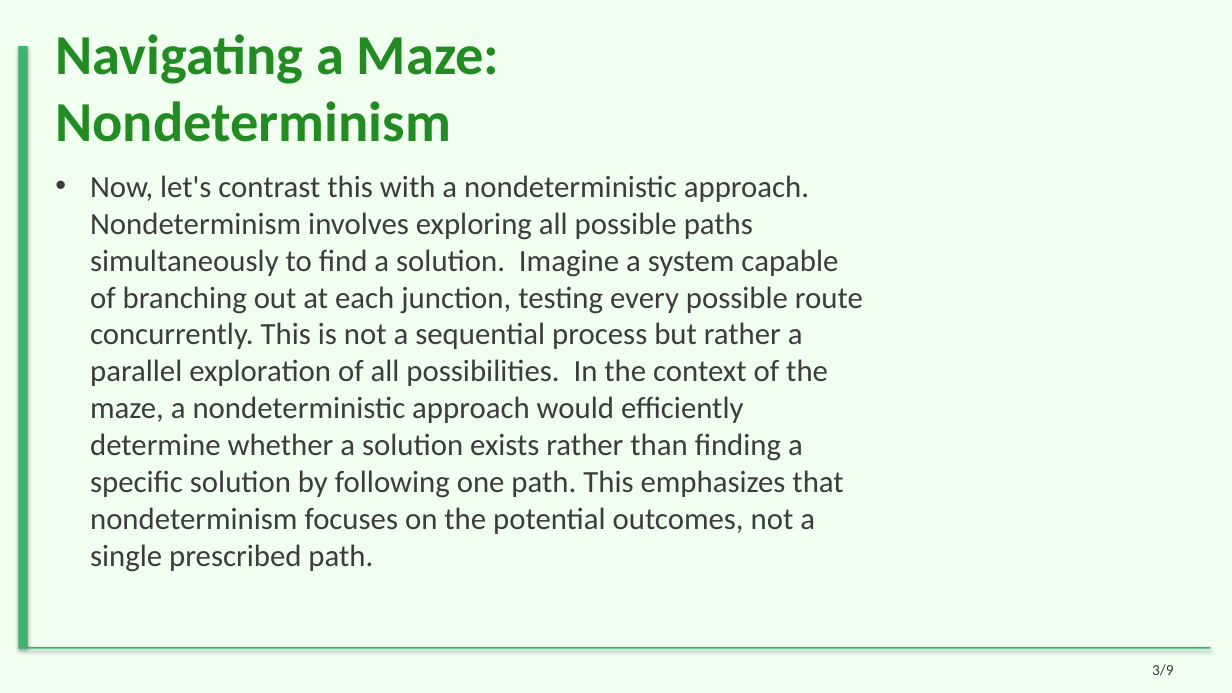
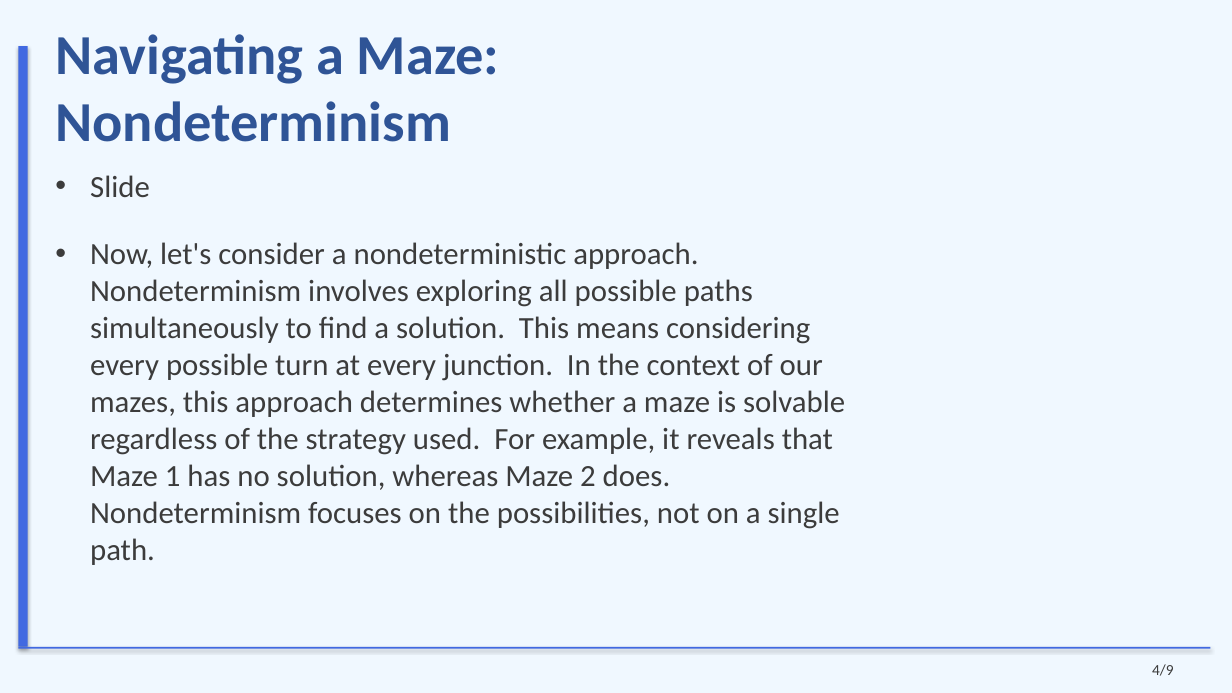
Before and after one commit to sanskarsri26/pdf-to-lecture, a slide deck: slide 4 of Styled_Slides.pptx (slide 3 before the commit). Drawn at 1232x693 pixels with LibreOffice and Linux fonts; fonts in the diff are those of the drawing. Boxes give left, top, right and bottom in pixels: in the first picture for what was removed or moved away, otherwise in the second. Text is boxed around its words. In the diff, an @@ line names an element or a change of style, - is before the commit and + after.

```diff
--- a/Styled_Slides.pptx
+++ b/Styled_Slides.pptx
@@ background #F0FFF0 to #F0F8FF @@
@@ title "Navigating a Maze: Nondeterminism" at (x1=55, y1=34, x2=500, y2=142): text colour #228B22 to #2F5496 @@
@@ rectangle at (x1=18, y1=46, x2=28, y2=647): fill #3CB371 to #4169E1 @@
@@ text at (x1=90, y1=175, x2=845, y2=565): text changed @@
-• Now, let's contrast this with a nondeterministic approach. Nondeterminism involves exploring all possible paths simultaneously to find a solution. Imagine a system capable of branching out at each junction, testing every possible route concurrently. This is not a sequential process but rather a parallel exploration of all possibilities. In the context of the maze, a nondeterministic approach would efficiently determine whether a solution exists rather than finding a specific solution by following one path. This emphasizes that nondeterminism focuses on the potential outcomes, not a single prescribed path.
+• Slide
+• Now, let's consider a nondeterministic approach. Nondeterminism involves exploring all possible paths simultaneously to find a solution. This means considering every possible turn at every junction. In the context of our mazes, this approach determines whether a maze is solvable regardless of the strategy used. For example, it reveals that Maze 1 has no solution, whereas Maze 2 does. Nondeterminism focuses on the possibilities, not on a single path.
@@ rectangle at (x1=18, y1=647, x2=1211, y2=649): fill #3CB371 to #4169E1 @@
@@ text at (x1=1152, y1=664, x2=1174, y2=676): text changed @@
-3/9
+4/9
```
Also in this commit, not shown: 7 other slides changed, 1 slide added, 1 slide removed, 37 other files.
